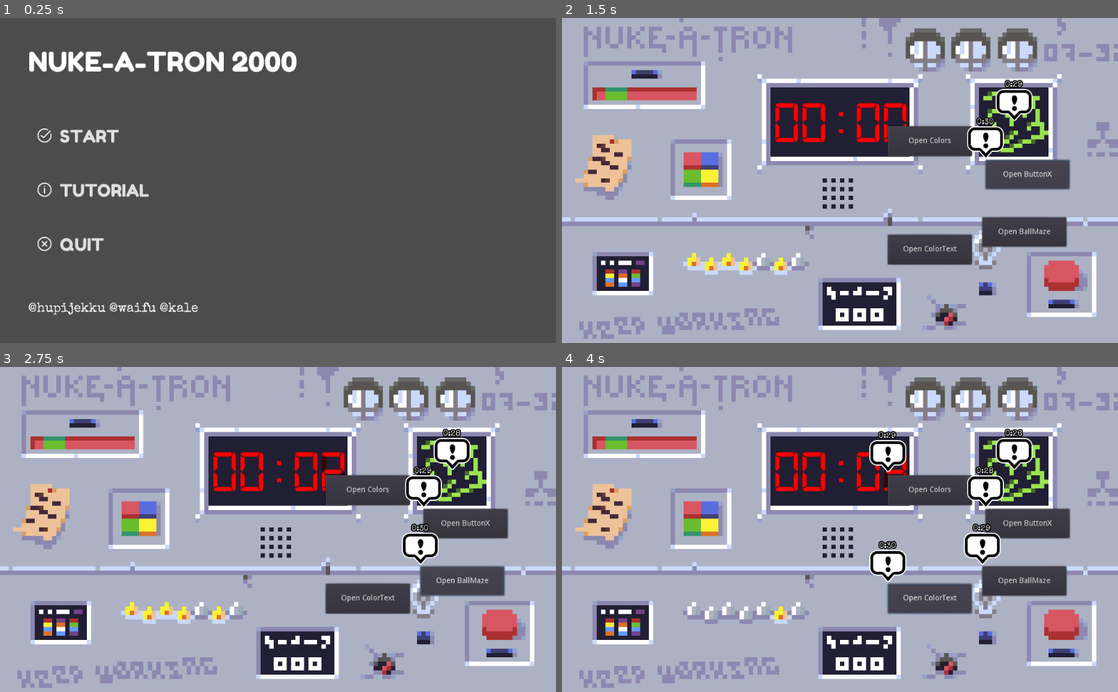
Above: before the commit, frames 1-4 (two rows, left to right).
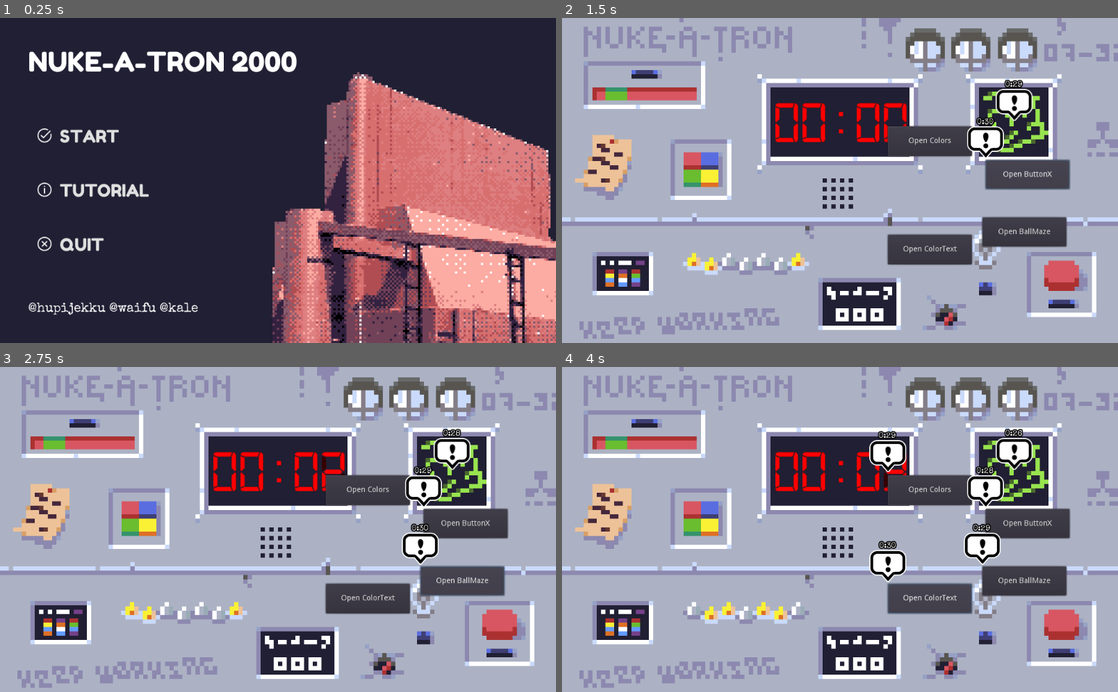
Above: after the commit, the same moments.

Repository: hupijekku/LD46
Game: Godot game, scene res://Scenes/Games/Main.tscn
Same seed, same stepped clock (60 frames per second), same inputs: the game is played once before the commit and once after it.
Inputs:
- Up to frame 1 (0.25 s): no input
- Up to frame 2 (1.5 s): click "START" at 0.5 s; click "Open ButtonX" at 1.25 s
- Up to frame 3 (2.75 s): click "Open BallMaze" at 2 s
- Up to frame 4 (4 s): click "Open Colors" at 2.75 s; click "Open ColorText" at 3.5 s

The runs differ from the first frame. In frame 1, 97% of the frame differs, in the area x 0-100%, y 0-100%; in frame 2, 0.5%; in frame 3, 0.5%; in frame 4, 0.4%.

Commit message:
Title screen visuals

Diff:
--- a/Project/Scenes/Games/Main.tscn
+++ b/Project/Scenes/Games/Main.tscn
@@ -325,7 +325,7 @@
 [node name="AnimatedSprite" type="AnimatedSprite" parent="Game"]
 position = Vector2( 339.311, 453.587 )
 frames = SubResource( 1 )
-frame = 4
+frame = 1
 playing = true
 
 [node name="Lamps" type="Node2D" parent="Game"]
--- a/Project/Scenes/MainMenu.tscn
+++ b/Project/Scenes/MainMenu.tscn
@@ -7,6 +7,7 @@
 [ext_resource path="res://Icons/BIGGER/icons8-info-50.png" type="Texture" id=5]
 [ext_resource path="res://Icons/BIGGER/icons8-cancel-50.png" type="Texture" id=6]
 [ext_resource path="res://Icons/BIGGER/icons8-checked-50.png" type="Texture" id=7]
+[ext_resource path="res://Sprites/plant.png" type="Texture" id=8]
 
 [sub_resource type="DynamicFont" id=1]
 size = 50
@@ -52,21 +53,21 @@
 [node name="HSplitContainer" type="HSplitContainer" parent="MarginContainer/HSplitContainer/VBoxContainer"]
 margin_top = 61.0
 margin_right = 495.0
-margin_bottom = 470.0
+margin_bottom = 475.0
 size_flags_vertical = 3
 dragger_visibility = 2
 
 [node name="VBoxContainer" type="VBoxContainer" parent="MarginContainer/HSplitContainer/VBoxContainer/HSplitContainer"]
 margin_right = 229.0
-margin_bottom = 409.0
+margin_bottom = 414.0
 size_flags_vertical = 3
 custom_constants/separation = 40
 alignment = 1
 
 [node name="Start" type="Button" parent="MarginContainer/HSplitContainer/VBoxContainer/HSplitContainer/VBoxContainer"]
-margin_top = 74.0
+margin_top = 77.0
 margin_right = 229.0
-margin_bottom = 134.0
+margin_bottom = 137.0
 rect_min_size = Vector2( 200, 60 )
 theme = ExtResource( 2 )
 text = "START"
@@ -75,9 +76,9 @@
 align = 0
 
 [node name="Tutorial" type="Button" parent="MarginContainer/HSplitContainer/VBoxContainer/HSplitContainer/VBoxContainer"]
-margin_top = 174.0
+margin_top = 177.0
 margin_right = 229.0
-margin_bottom = 234.0
+margin_bottom = 237.0
 rect_min_size = Vector2( 0, 60 )
 theme = ExtResource( 2 )
 text = "TUTORIAL"
@@ -86,9 +87,9 @@
 align = 0
 
 [node name="Quit" type="Button" parent="MarginContainer/HSplitContainer/VBoxContainer/HSplitContainer/VBoxContainer"]
-margin_top = 274.0
+margin_top = 277.0
 margin_right = 229.0
-margin_bottom = 334.0
+margin_bottom = 337.0
 rect_min_size = Vector2( 0, 60 )
 theme = ExtResource( 2 )
 text = "QUIT"
@@ -99,10 +100,10 @@
 [node name="VBoxContainer2" type="VBoxContainer" parent="MarginContainer/HSplitContainer/VBoxContainer/HSplitContainer"]
 margin_left = 229.0
 margin_right = 495.0
-margin_bottom = 409.0
+margin_bottom = 414.0
 
 [node name="Label2" type="Label" parent="MarginContainer/HSplitContainer/VBoxContainer"]
-margin_top = 470.0
+margin_top = 475.0
 margin_right = 495.0
 margin_bottom = 500.0
 theme = ExtResource( 1 )
@@ -112,6 +113,15 @@
 margin_left = 507.0
 margin_right = 924.0
 margin_bottom = 500.0
+
+[node name="TextureRect" type="TextureRect" parent="."]
+anchor_left = 1.0
+anchor_top = 1.0
+anchor_right = 1.0
+anchor_bottom = 1.0
+margin_left = -572.0
+margin_top = -512.0
+texture = ExtResource( 8 )
 [connection signal="pressed" from="MarginContainer/HSplitContainer/VBoxContainer/HSplitContainer/VBoxContainer/Start" to="." method="_on_Start_pressed"]
 [connection signal="pressed" from="MarginContainer/HSplitContainer/VBoxContainer/HSplitContainer/VBoxContainer/Tutorial" to="." method="_on_Tutorial_pressed"]
 [connection signal="pressed" from="MarginContainer/HSplitContainer/VBoxContainer/HSplitContainer/VBoxContainer/Quit" to="." method="_on_Quit_pressed"]
--- a/Project/project.godot
+++ b/Project/project.godot
@@ -45,5 +45,6 @@
 
 [rendering]
 
+environment/default_clear_color=Color( 0.133333, 0.12549, 0.203922, 1 )
 quality/filters/msaa=2
 environment/default_environment="res://default_env.tres"
Not shown: 1 places in Project/Scenes/MainMenu.tscn that only renumber resources
Binary file changed: Project/Sprites/console.aseprite
Binary file added: Project/Sprites/plant.png
Not shown, added: Project/Sprites/plant.png.import
Not shown, added: Project/Sprites/plant.psd
